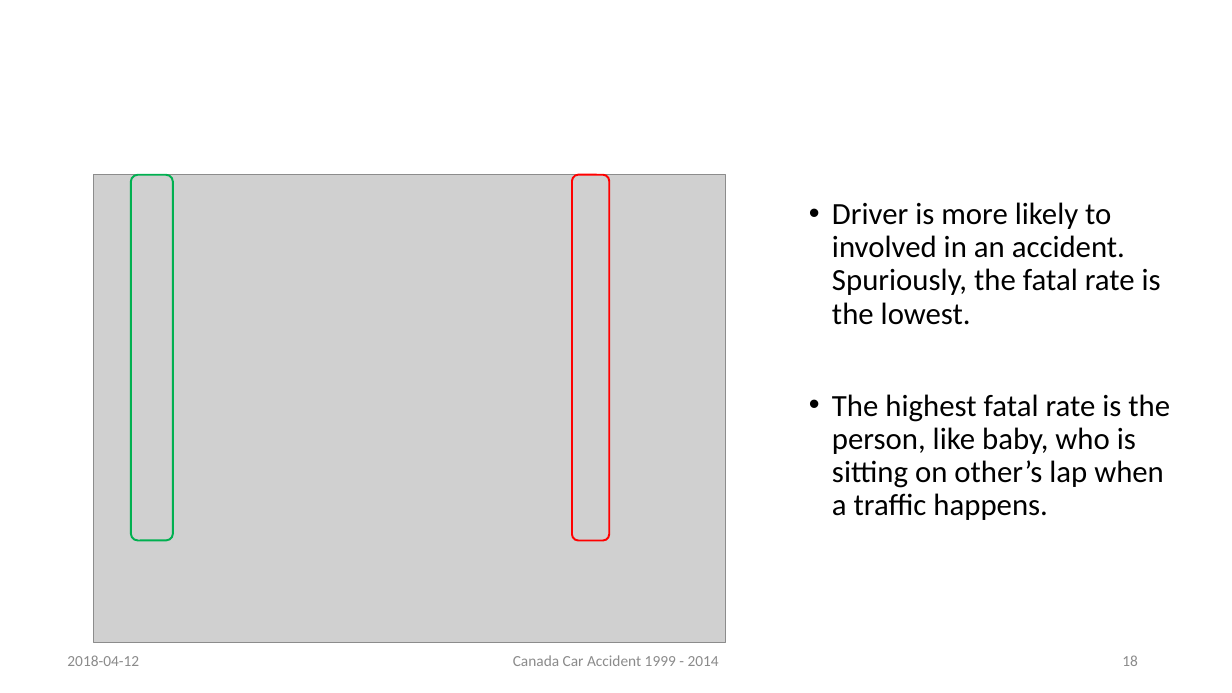
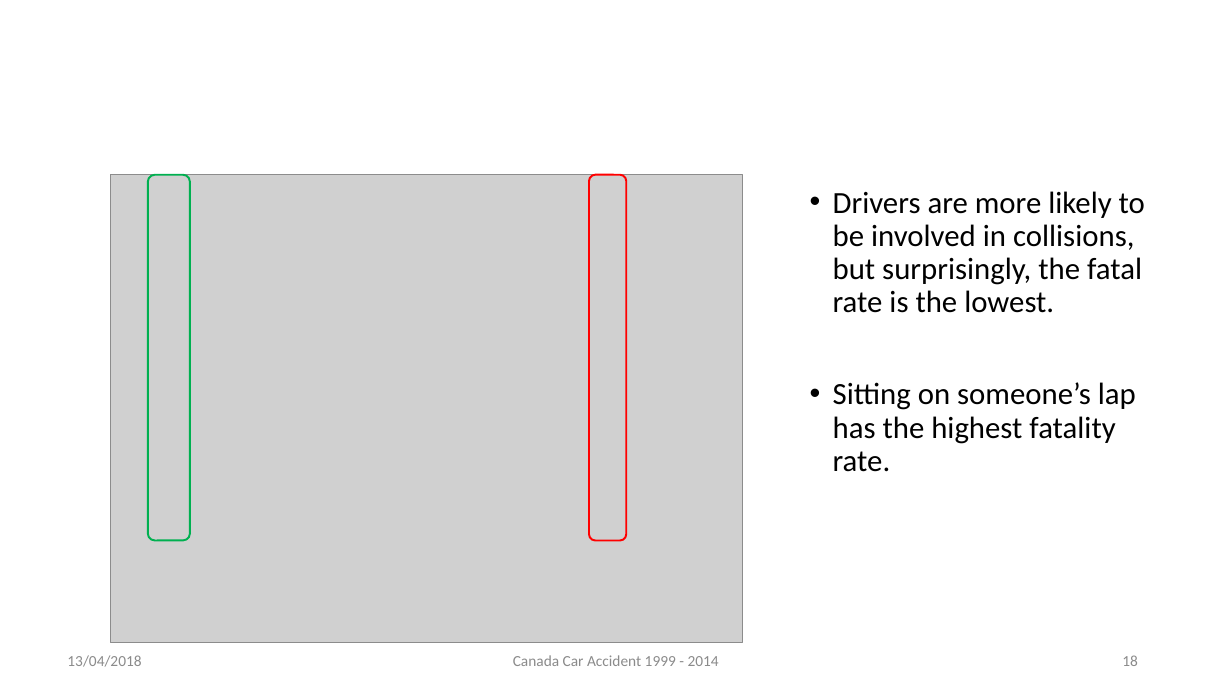
Before and after one commit to rynho/3250-G3, a slide deck: slide 18 of Deliverable/Presentation (submit).pptx. Drawn at 1232x693 pixels with LibreOffice and Linux fonts; fonts in the diff are those of the drawing; grey boxes stand for pictures; background and template pictures are left out. Boxes give left, top, right and bottom in pixels: in the first picture for what was removed or moved away, otherwise in the second. Text is boxed around its words. In the diff, an @@ line names an element or a change of style, - is before the commit and + after.

```diff
--- a/Deliverable/Presentation (submit).pptx
+++ b/Deliverable/Presentation (submit).pptx
@@ 2 rounded rectangles, 1 picture: place and size @@
-2 rounded rectangles, 1 picture at (93, 175, 726, 642)
+2 rounded rectangles, 1 picture at (110, 175, 742, 642)
@@ text at (833, 191, 1145, 472): text changed @@
-• Driver is more likely to involved in an accident. Spuriously, the fatal rate is the lowest.
-• The highest fatal rate is the person, like baby, who is sitting on other’s lap when a traffic happens.
+• Drivers are more likely to be involved in collisions, but surprisingly, the fatal rate is the lowest.
+• Sitting on someone’s lap has the highest fatality rate.
@@ text at (67, 655, 141, 667): text changed @@
-2018-04-12
+13/04/2018
```
Also in this commit, not shown: 19 other slides changed.
